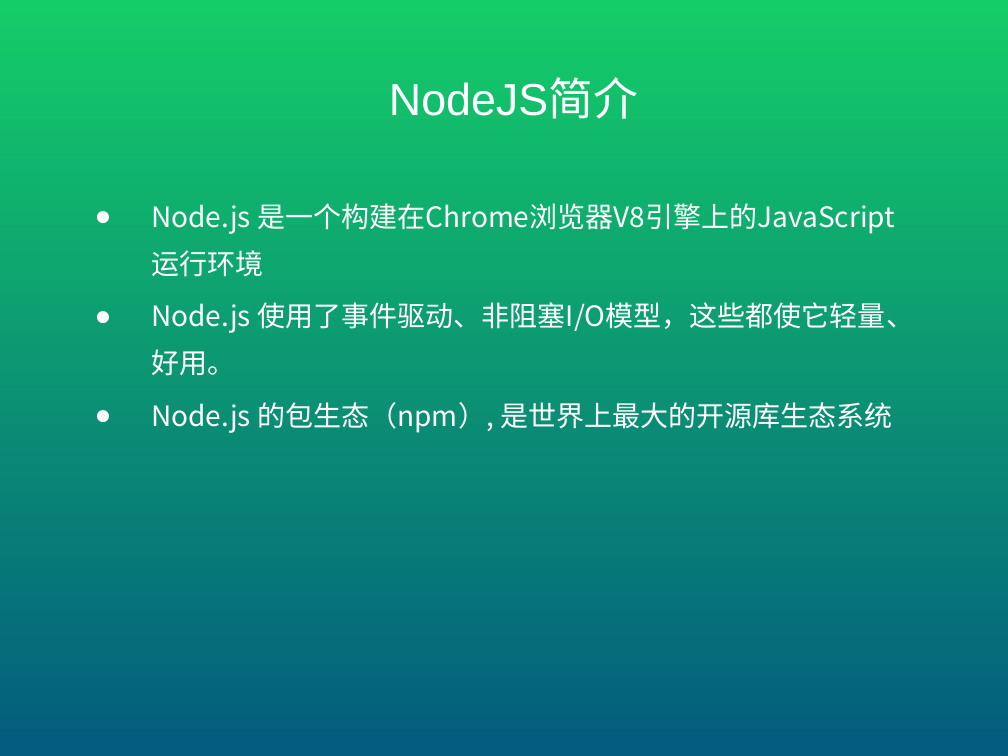
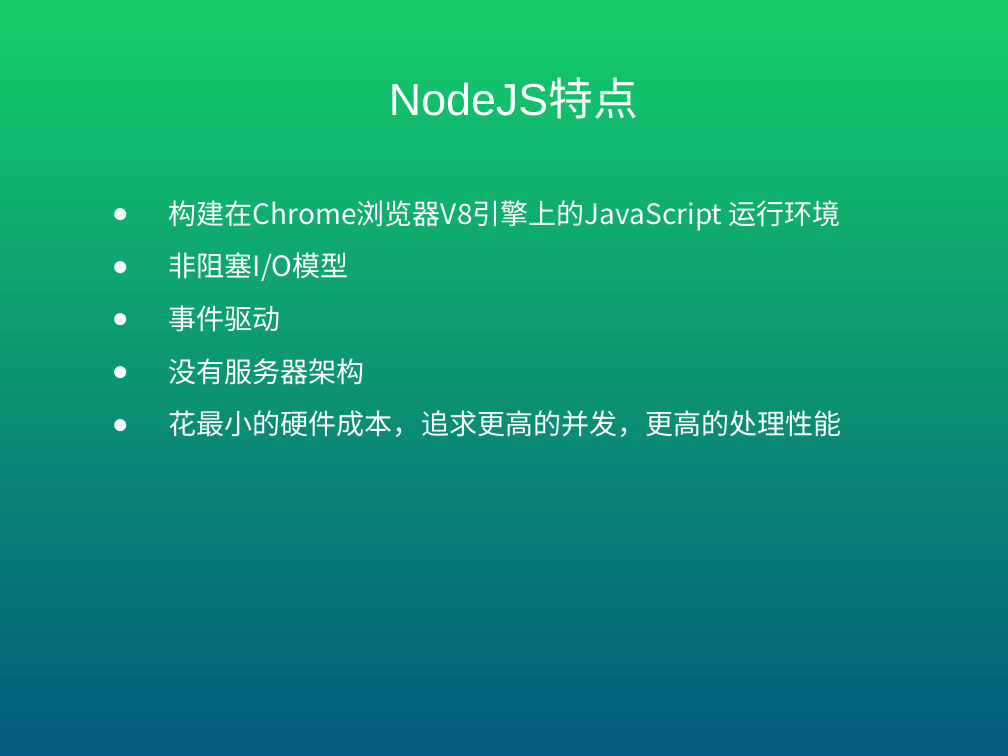
Before and after one commit to mopacha/course, a slide deck: slide 5 of ppt/聊一下NodeJS.pptx. Drawn at 1008x756 pixels with LibreOffice and Linux fonts; fonts in the diff are those of the drawing. Boxes give left, top, right and bottom in pixels: in the first picture for what was removed or moved away, otherwise in the second. Text is boxed around its words. In the diff, an @@ line names an element or a change of style, - is before the commit and + after.

Commit message:
ppt

```diff
--- a/ppt/聊一下NodeJS.pptx
+++ b/ppt/聊一下NodeJS.pptx
@@ title at <box>389,80,638,119</box>: text changed @@
-NodeJS简介
+NodeJS特点
@@ subtitle at <box>169,200,842,437</box>: text changed @@
-● Node.js 是一个构建在Chrome浏览器V8引擎上的JavaScript 运行环境
-● Node.js 使用了事件驱动、非阻塞I/O模型，这些都使它轻量、好用。
-● Node.js 的包生态（npm）, 是世界上最大的开源库生态系统
+● 构建在Chrome浏览器V8引擎上的JavaScript 运行环境
+● 非阻塞I/O模型
+● 事件驱动
+● 没有服务器架构
+● 花最小的硬件成本，追求更高的并发，更高的处理性能
```
Also in this commit, not shown: 3 other slides changed, 2 slides added, 1 slide removed.
